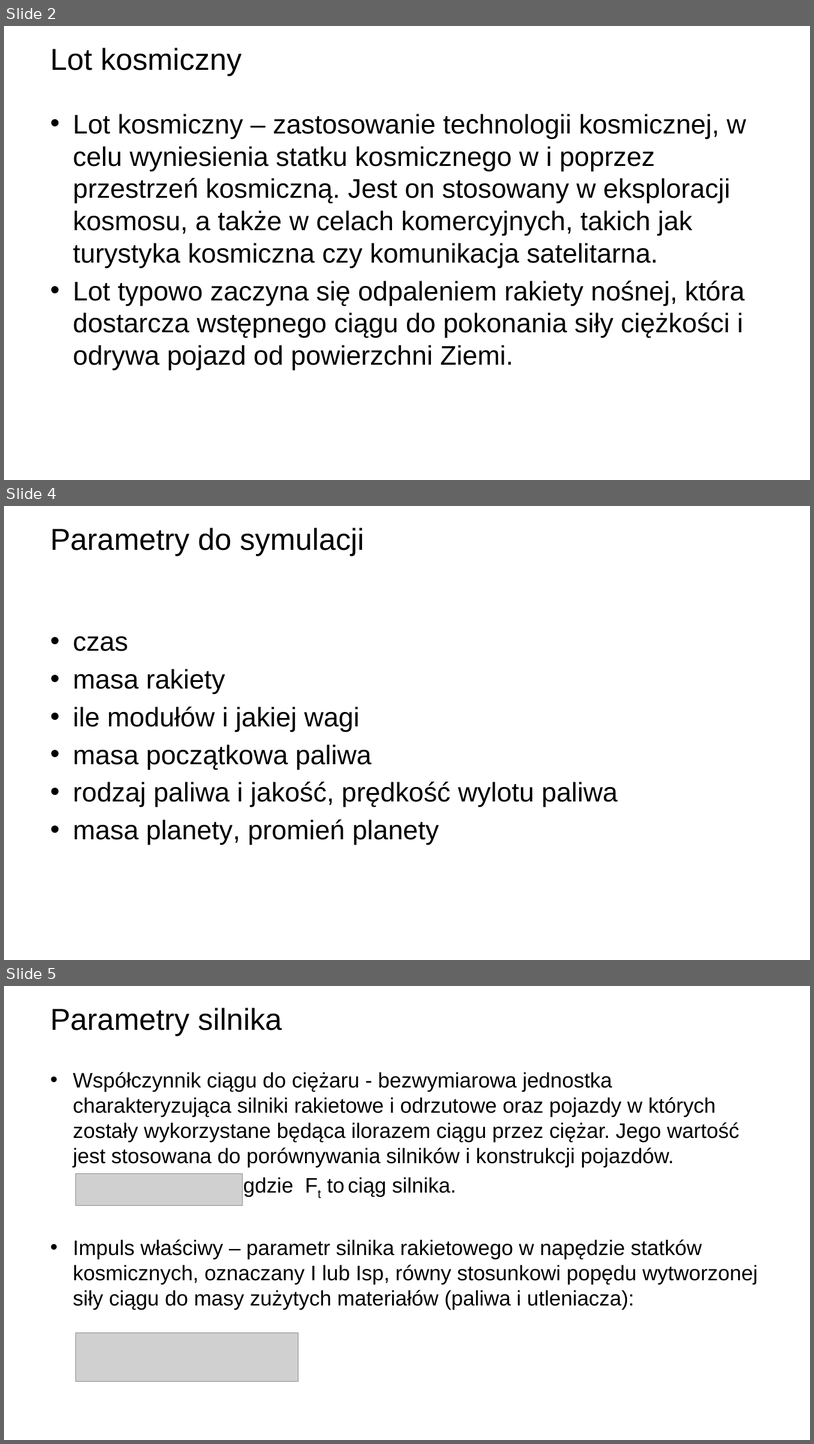
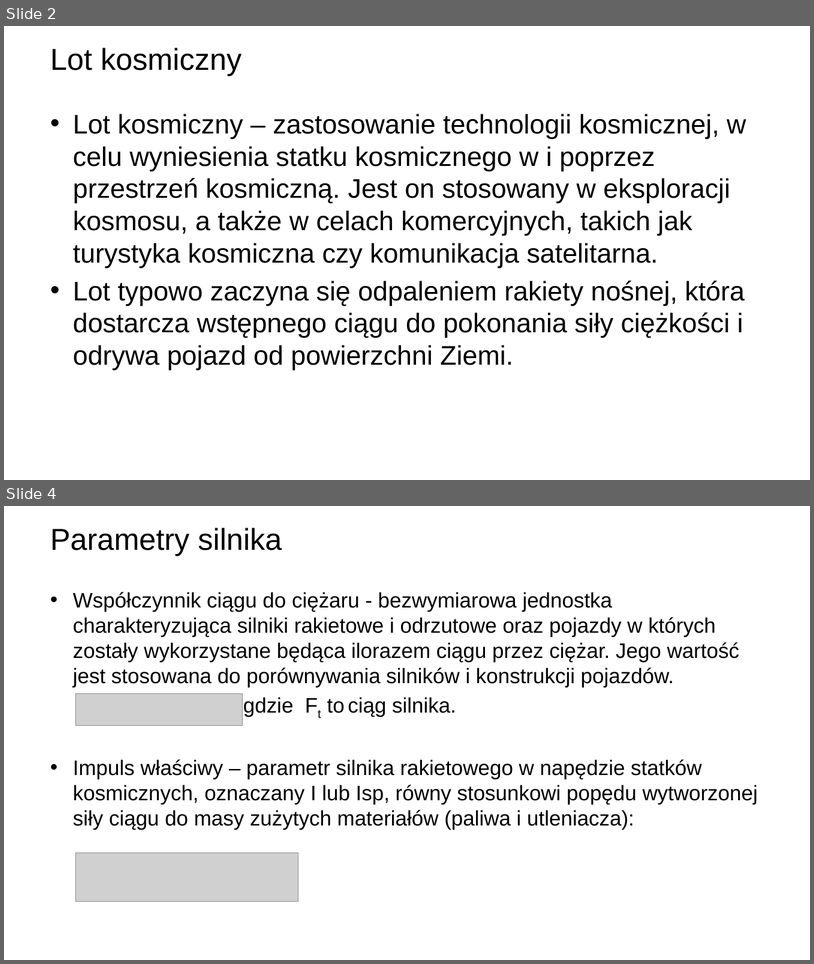
Before and after one commit to kriskyd/Symulacja-rakiety, a slide deck: prezentacjaTSK.pptx. Shown one above the other, each under a label of ours: slides 2, 4 and 5 before the commit, slides 2 and 4 after it; the slides between them are not shown. The pictures are 814x1444 and 814x964 pixels, drawn with LibreOffice and Linux fonts; fonts in the diff are those of the drawing; grey boxes stand for pictures; background and template pictures are left out. Boxes give left, top, right and bottom in pixels: in the first picture for what was removed or moved away, otherwise in the second. Text is boxed around its words. In the diff, an @@ line names an element or a change of style, - is before the commit and + after.

```diff
--- a/prezentacjaTSK.pptx
+++ b/prezentacjaTSK.pptx
@@ slide 4 removed at (x1=4, y1=506, x2=810, y2=960), background picture (left out) @@
@@ title removed at (x1=50, y1=528, x2=364, y2=556) @@
-Parametry do symulacji
@@ text removed at (x1=73, y1=636, x2=618, y2=844) @@
-• czas
-• masa rakiety
-• ile modułów i jakiej wagi
-• masa początkowa paliwa
-• rodzaj paliwa i jakość, prędkość wylotu paliwa
-• masa planety, promień planety
@@ what was slide 5 is now slide 4 @@
```
Also in this commit, not shown: 5 slides changed, 1 slide added, 1 other slide removed.
